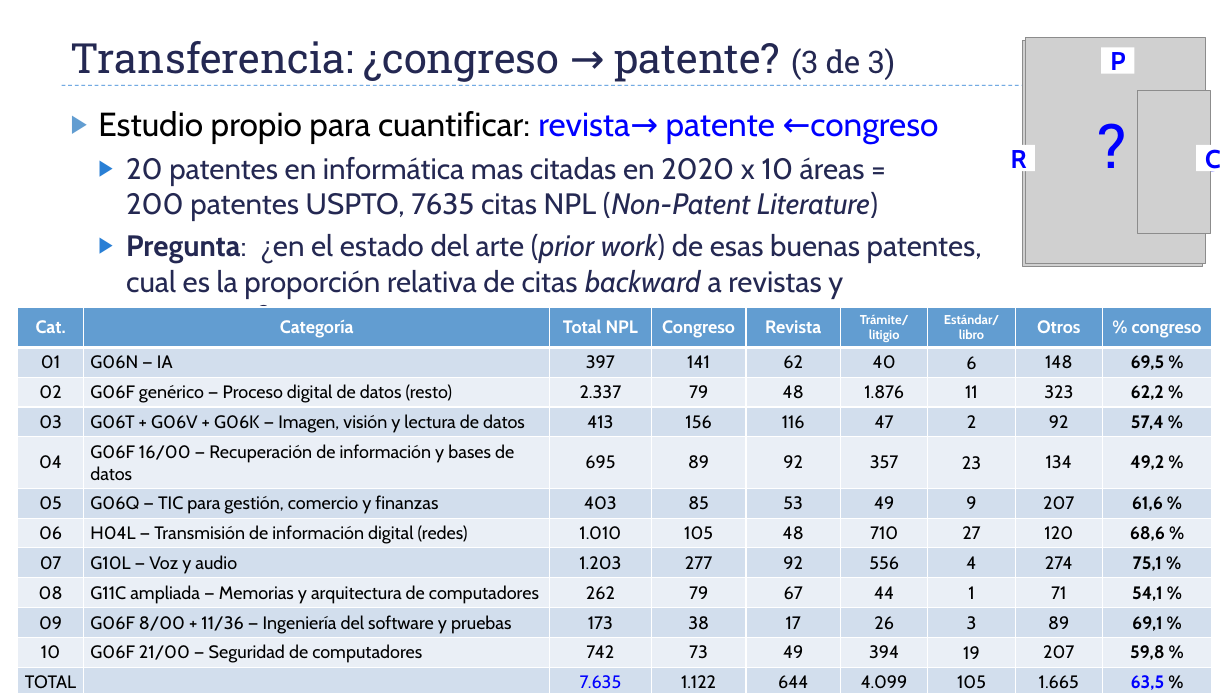
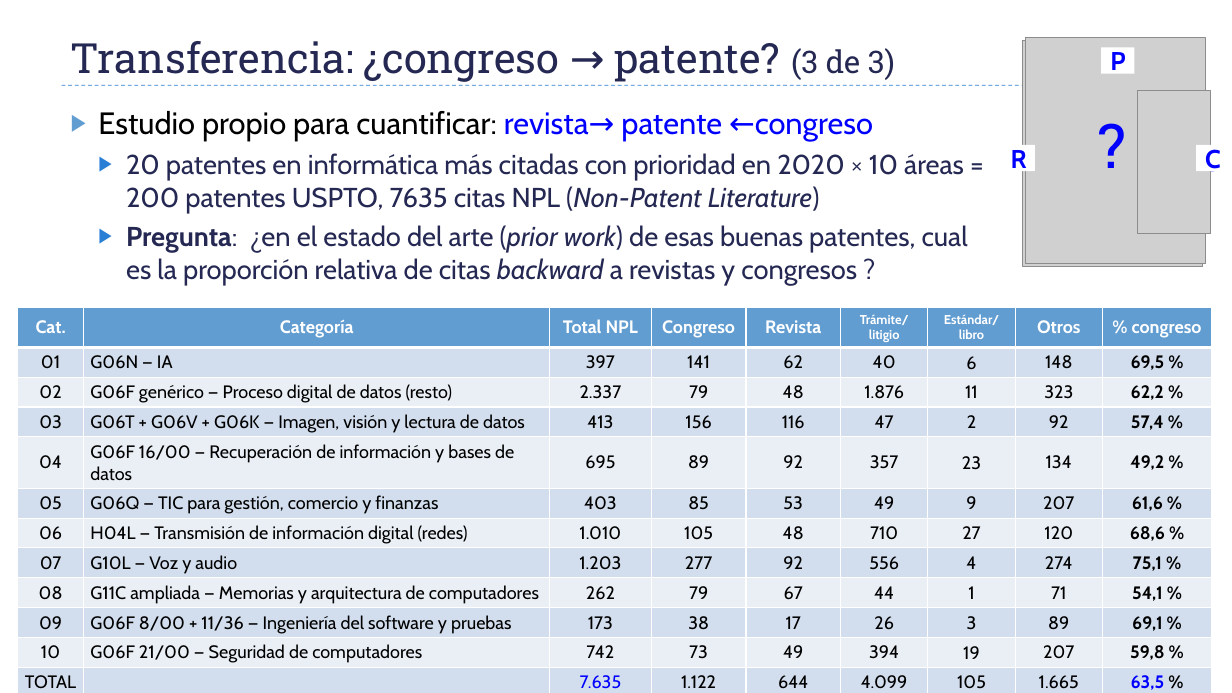
Before and after one commit to AVallecillo/InformeBibliometrico2026, a slide deck: slide 19 of docs/SCIE_JornadaSociedadesCOSCE_24-sept-2026_v05.pptx. Drawn at 1232x693 pixels with LibreOffice and Linux fonts; fonts in the diff are those of the drawing; grey boxes stand for pictures. Boxes give left, top, right and bottom in pixels: in the first picture for what was removed or moved away, otherwise in the second. Text is boxed around its words. In the diff, an @@ line names an element or a change of style, - is before the commit and + after.

```diff
--- a/docs/SCIE_JornadaSociedadesCOSCE_24-sept-2026_v05.pptx
+++ b/docs/SCIE_JornadaSociedadesCOSCE_24-sept-2026_v05.pptx
@@ text at (98, 111, 968, 285): size 26 to 24.1 pt in "Estudio propio para cuantificar: revista→ patente ←congreso"; size 23 to 21.3 pt in "Pregunta: ¿en el estado del arte (prior ..." @@
@@ text at (126, 153, 964, 213): text changed; size 23 to 21.3 pt @@
-  ▶ 20 patentes en informática mas citadas en 2020 x 10 áreas =
-    200 patentes USPTO, 7635 citas NPL (Non-Patent Literature)
+  ▶ 20 patentes en informática más citadas con prioridad en 2020 × 10 áreas =
+    200 patentes USPTO, 7635 citas NPL (Non-Patent Literature)
```
Also in this commit, not shown: 16 other slides changed, 2 slides added, 1 slide removed, 3 other files.
